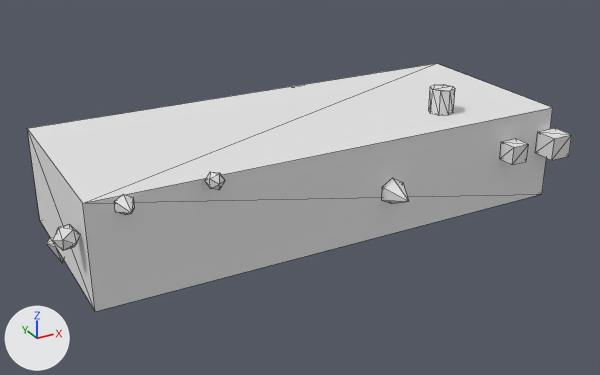
The glTF model public/Objects/object02_high.glb as it was, and as the next commit left it.
One viewpoint serves both versions: a camera (50 mm lens) standing at (-3.88, -7.06, 3.25) and looking at (-0.06, -0.11, -0.22). The lights are fixed; the arrows at lower left show +X, +Y and +Z. The picture after the commit comes second. Mesh edges are drawn as thin lines. Vertices at exactly the same position are counted once.

In view in the first picture: 'object02_high'.
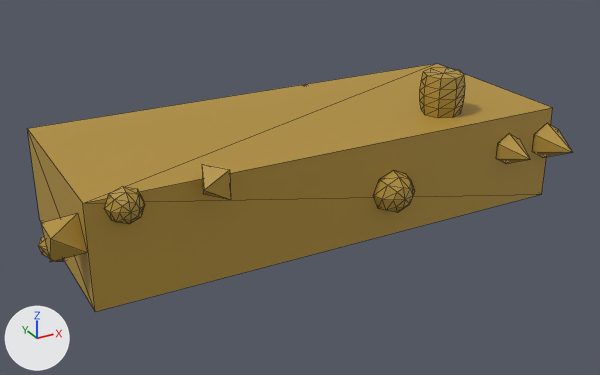
What changed in the scene script:
```text
Change mat_mat_object02_high:
    mat_mat_object02_high.base_color: (0.78, 0.78, 0.78) -> (0.45, 0.28, 0.04)  # white #e5e5e5 -> yellow #b39038
Change me_cube_022:
    used by ob_object02_high; location = (0.0, 0.0, 0.0)
    verts and faces of me_cube_022; kept vertices keep their numbers, new ones are numbered from 129
    before: 32 (-2.17, -1.0, 0.51) at pixel (123, 194), 33 (-2.09, -1.0, 0.46) at pixel (133, 197), 34 (-2.09, -1.0, 0.37) at pixel (134, 207), 35 (-2.17, -1.0, 0.32) at pixel (125, 214), 36 (-2.25, -1.0, 0.37) at pixel (115, 211)
    before: 37 (-2.25, -1.0, 0.46) at pixel (114, 201), 38 (-2.17, -1.19, 0.41) at pixel (131, 213)
    remove me_cube_022.from_pydata(...)  # 129 vertices, 206 faces; spans x -2.73..2.57, y -1.28..1.27, z -0.75..0.76
    add me_cube_022.from_pydata(...)  # 213 vertices, 374 faces; spans x -2.77..2.62, y -1.4..1.43, z -0.87..0.91
    me_cube_022 part 1: a new loose piece, a 6-sided cone pointing to -y spanning x 2.28..2.62, y -1.4..-1.0, z -0.06..0.34, in mat_mat_object02_high (yellow #b39038)
    me_cube_022 part 2: a new loose piece, a 6-sided cone pointing to -y spanning x 1.78..2.07, y -1.34..-1.0, z -0.03..0.31, in mat_mat_object02_high (yellow #b39038)
    me_cube_022 part 3: the loose piece of 7 vertices spanning x 0.36..0.6, y -1.28..-1.0, z -0.17..0.11 is turned -180 degrees about the x axis through its middle and scaled by 1.16, then moved by (0.15, 2.3, 0.37)
    me_cube_022 part 4: the loose piece of 12 vertices spanning x -2.73..-2.5, y -0.88..-0.68, z 0.02..0.23 is rebuilt with 6 vertices and now spans x -2.77..-2.5, y -0.95..-0.61, z -0.06..0.32
    me_cube_022 part 5: the loose piece of 7 vertices spanning x -2.57..-2.32, y 0.33..0.55, z -0.75..-0.5 is rebuilt with 25 vertices and now spans x -2.65..-2.24, y 0.24..0.65, z -0.7..-0.5
    me_cube_022 part 6: a new loose piece of 42 vertices spanning x 1.15..1.61, y -0.77..-0.31, z 0.5..0.91, in mat_mat_object02_high (yellow #b39038)
    me_cube_022 part 7: a new loose piece of 25 vertices spanning x -2.33..-2.0, y -1.16..-1.0, z 0.25..0.58, in mat_mat_object02_high (yellow #b39038)
    me_cube_022 part 8: a new loose piece of 25 vertices spanning x 0.26..0.7, y -1.22..-1.0, z -0.25..0.19, in mat_mat_object02_high (yellow #b39038)
    me_cube_022 part 9: 7 loose pieces with 76 vertices, spanning x -1.48..2.57, y -1.24..1.27, z -0.72..0.76, are deleted
    me_cube_022 part 10
    add delete_vertices([*range(32, 39)])  # with the faces that use them
    me_cube_022 part 11
    add verts[129] = (-1.25, -1.0, 0.5)
    add verts[130] = (-1.48, -1.0, 0.63)  # pixel (201, 164)
    add verts[131] = (-1.48, -1.0, 0.36)  # pixel (203, 193)
    add verts[132] = (-1.33, -1.22, 0.63)  # pixel (229, 169)
    add verts[133] = (-1.56, -1.22, 0.5)  # pixel (204, 190)
    add verts[134] = (-1.33, -1.22, 0.36)  # pixel (230, 199)
    add faces += [(129, 131, 130), (132, 133, 134), (129, 130, 132), (130, 133, 132), (130, 131, 133), (131, 134, 133)]
    add faces += [(129, 134, 131), (129, 132, 134)]
    other edits to the shape of me_cube_022 do not show in these pictures
```

What differs and where, as boxes (x1, y1, x2, y2) in the pictures (600 x 375 px; the box of a moved part takes in the faces that stretch with it):
'object02_high', recoloured, reshaped (darker): (27, 63, 572, 312) in both
part 1 of me_cube_022, added: after (532, 123, 572, 158)
part 2 of me_cube_022, added: after (496, 134, 530, 164)
part 3 of me_cube_022, moved or reshaped (not visible afterwards): before (382, 178, 408, 204)
part 4 of me_cube_022, rebuilt (62% wider, 79% taller): before (52, 224, 80, 251); after (41, 213, 87, 262)
part 5 of me_cube_022, rebuilt: before (46, 238, 64, 263); after (38, 237, 64, 261)
part 6 of me_cube_022, added: after (420, 68, 465, 118)
part 7 of me_cube_022, added: after (105, 186, 145, 224)
part 8 of me_cube_022, added: after (373, 170, 414, 213)
part 9 of me_cube_022, deleted: before (205, 84, 572, 190)
part 10 of me_cube_022, deleted: before (114, 194, 134, 215)
part 11 of me_cube_022, added: after (202, 164, 231, 199)
